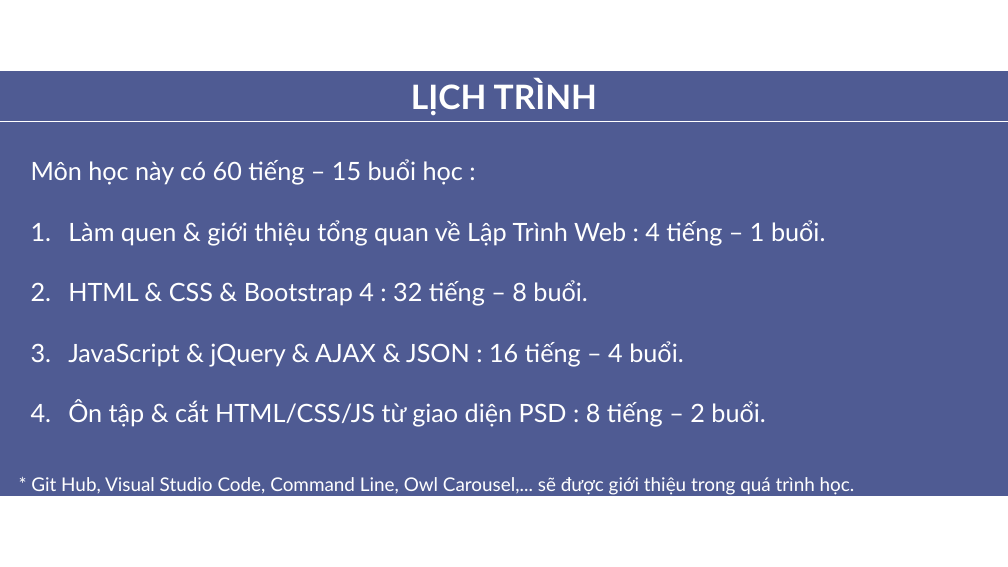
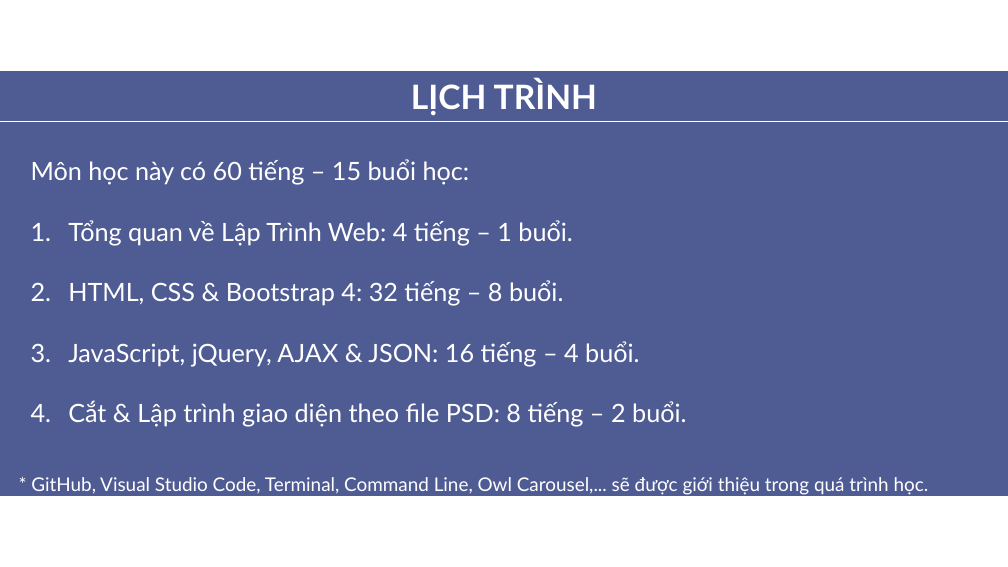
Before and after one commit to aptech-php/aptech-php-course, a slide deck: slide 2 of HTML-CSS-JS/nhap-mon-lap-trinh-web.pptx. Drawn at 1008x567 pixels with LibreOffice and Linux fonts; fonts in the diff are those of the drawing. Boxes give left, top, right and bottom in pixels: in the first picture for what was removed or moved away, otherwise in the second. Text is boxed around its words. In the diff, an @@ line names an element or a change of style, - is before the commit and + after.

```diff
--- a/HTML-CSS-JS/nhap-mon-lap-trinh-web.pptx
+++ b/HTML-CSS-JS/nhap-mon-lap-trinh-web.pptx
@@ text at [31, 159, 686, 427]: text changed @@
-Môn học này có 60 tiếng – 15 buổi học :
-1. Làm quen & giới thiệu tổng quan về Lập Trình Web : 4 tiếng – 1 buổi.
-2. HTML & CSS & Bootstrap 4 : 32 tiếng – 8 buổi.
-3. JavaScript & jQuery & AJAX & JSON : 16 tiếng – 4 buổi.
-4. Ôn tập & cắt HTML/CSS/JS từ giao diện PSD : 8 tiếng – 2 buổi.
+Môn học này có 60 tiếng – 15 buổi học:
+1. Tổng quan về Lập Trình Web: 4 tiếng – 1 buổi.
+2. HTML, CSS & Bootstrap 4: 32 tiếng – 8 buổi.
+3. JavaScript, jQuery, AJAX & JSON: 16 tiếng – 4 buổi.
+4. Cắt & Lập trình giao diện theo file PSD: 8 tiếng – 2 buổi.
@@ text at [31, 477, 929, 495]: text changed @@
-* Git Hub, Visual Studio Code, Command Line, Owl Carousel,... sẽ được giới thiệu trong quá trình học.
+* GitHub, Visual Studio Code, Terminal, Command Line, Owl Carousel,... sẽ được giới thiệu trong quá trình học.
```
Also in this commit, not shown: 7 other slides changed, 10 slides added, 17 other files.
